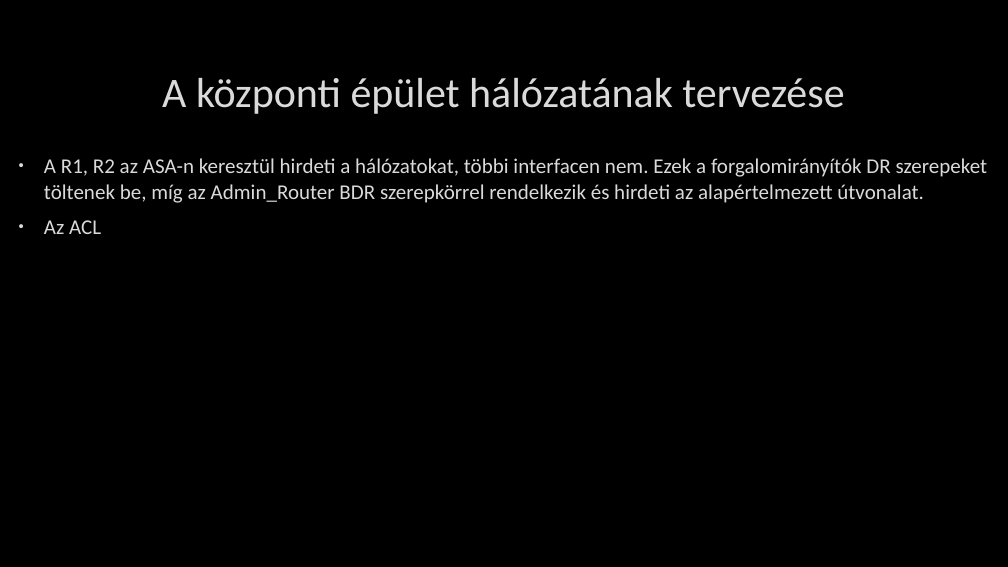
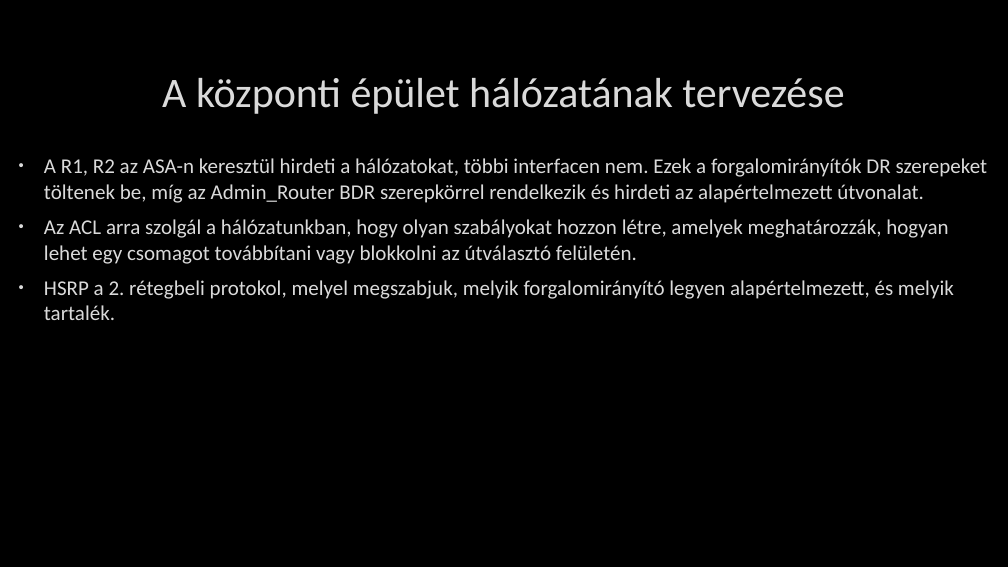
Before and after one commit to lacikartik88/IKT-projektmunka-II, a slide deck: slide 5 of Védéshez.pptx. Drawn at 1008x567 pixels with LibreOffice and Linux fonts; fonts in the diff are those of the drawing; background and template pictures are left out. Boxes give left, top, right and bottom in pixels: in the first picture for what was removed or moved away, otherwise in the second. Text is boxed around its words. In the diff, an @@ line names an element or a change of style, - is before the commit and + after.

Commit message:
update

```diff
--- a/Védéshez.pptx
+++ b/Védéshez.pptx
@@ text at <box>44,219,954,320</box>: text changed @@
-• Az ACL
+• Az ACL arra szolgál a hálózatunkban, hogy olyan szabályokat hozzon létre, amelyek meghatározzák, hogyan lehet egy csomagot továbbítani vagy blokkolni az útválasztó felületén.
+• HSRP a 2. rétegbeli protokol, melyel megszabjuk, melyik forgalomirányító legyen alapértelmezett, és melyik tartalék.
```
Also in this commit, not shown: 3 slides added, 1 slide removed.
